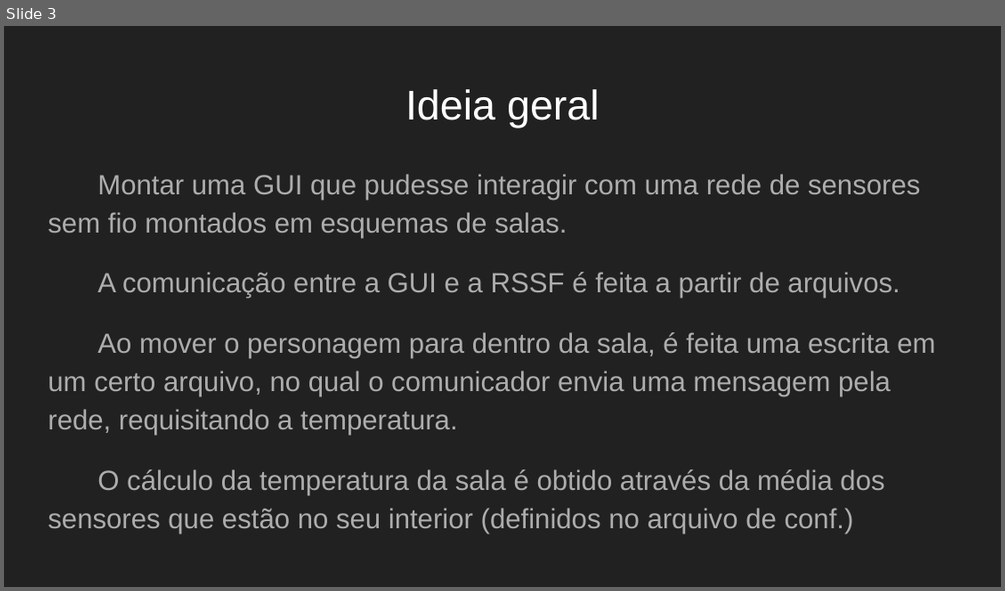
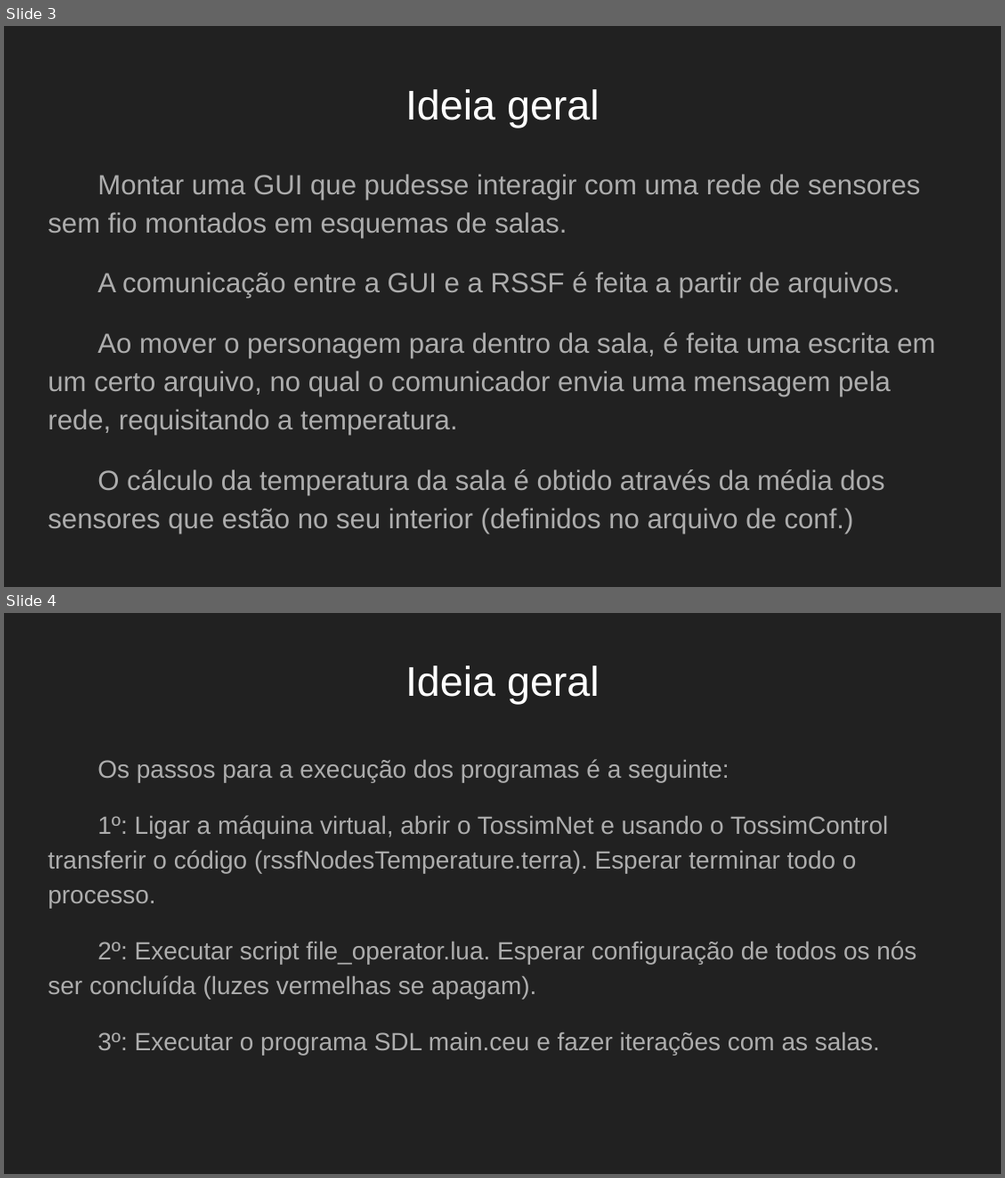
Before and after one commit to dusiromulo/projeto-final-reativos, a slide deck: Apresentação.pptx. Shown one above the other, each under a label of ours: slide 3 before the commit, slides 3 and 4 after it. The pictures are 1005x591 and 1005x1178 pixels, drawn with LibreOffice and Linux fonts; fonts in the diff are those of the drawing. Boxes give left, top, right and bottom in pixels: in the first picture for what was removed or moved away, otherwise in the second. Text is boxed around its words. In the diff, an @@ line names an element or a change of style, - is before the commit and + after.

```diff
--- a/Apresentação.pptx
+++ b/Apresentação.pptx
@@ slide 4 added at <box>4,613,1001,1174</box>, background #212121 @@
@@ title added at <box>405,666,599,705</box>, 30 pt, text #FFFFFF @@
+Ideia geral
@@ text added at <box>48,759,916,1054</box>, 18 pt, text #ADADAD @@
+Os passos para a execução dos programas é a seguinte:
+1º: Ligar a máquina virtual, abrir o TossimNet e usando o TossimControl transferir o código (rssfNodesTemperature.terra). Esperar terminar todo o processo.
+2º: Executar script file_operator.lua. Esperar configuração de todos os nós ser concluída (luzes vermelhas se apagam).
+3º: Executar o programa SDL main.ceu e fazer iterações com as salas.
```
Also in this commit, not shown: 3 slides changed, 4 other slides added, 1 slide removed, 2 other files.
